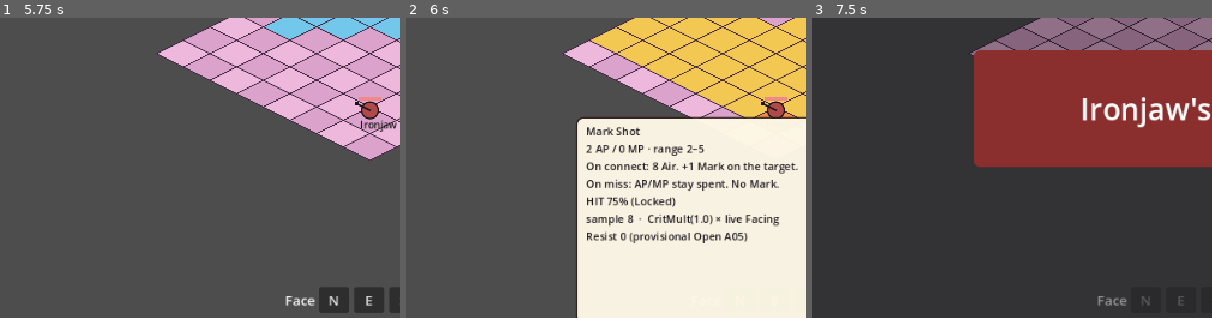
Above: before the commit, frames 1-3 (left to right).
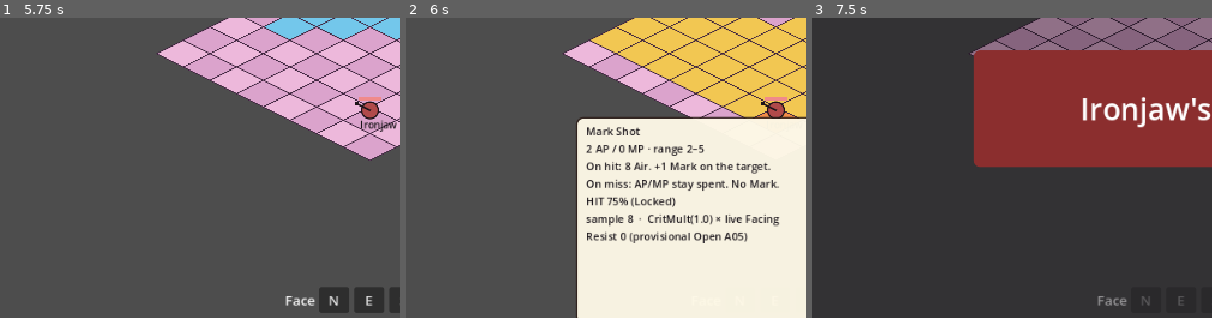
Above: after the commit, the same moments.

Repository: maurogp12/stasiumxii
Game: Godot game, scene res://main.tscn
The game is run twice, just before and just after one commit, with the same random seed, the same clock (stepped at 60 frames per second) and the same inputs.
Inputs:
- Up to frame 1 (5.75 s): click "New Match" at 0.5 s; click "New Match" at 1.25 s; click "N" at 2 s; click "E" at 2.75 s; click "S" at 3.5 s; click "W" at 4.25 s; click "Walk" at 5 s
- Up to frame 2 (6 s): click "Mark Shot 2AP/0MP" at 5.75 s
- Up to frame 3 (7.5 s): click "New Match" at 6.5 s; click "End Turn" at 7.25 s
The pictures show only the part of the screen within x 4-54%, y 32-82%; the shares and areas given below are measured in that part.

Frame 1 is identical in both runs. In frame 2, 0.8% of the frame differs, in the area x 49-98%, y 48-52%; in frame 3, nothing differs.

Commit message:
Rename player-facing On connect copy to On hit.
Keep on_connect_text and other internal identifiers; only the attack-card label and play-facing README wording change.

Co-authored-by: maurogp12 <maurogp12@users.noreply.github.com>

Diff:
--- a/data/spell_tooltip.gd
+++ b/data/spell_tooltip.gd
@@ -37,7 +37,7 @@
 	])
 	var on_connect := str(preview.get("on_connect_text", "")).strip_edges()
 	if on_connect != "":
-		lines.append("On connect: %s" % on_connect)
+		lines.append("On hit: %s" % on_connect)
 	var miss := str(preview.get("on_miss_text", "")).strip_edges()
 	if miss != "":
 		lines.append("On miss: %s" % miss)
--- a/tests/run_combat_tests.gd
+++ b/tests/run_combat_tests.gd
@@ -2377,7 +2377,7 @@
 	eq(mark_preview["range_text"], "range 2–5", "Mark Shot preview_cast range_text is player-facing")
 	truthy(mark.contains("range 2–5"), "Mark Shot card names range from preview")
 	eq(mark.contains("Chebyshev"), false, "Mark Shot card does not name Chebyshev")
-	truthy(mark.contains("On connect: 8 Air. +1 Mark on the target."), "Mark Shot connect line is preview kit text")
+	truthy(mark.contains("On hit: 8 Air. +1 Mark on the target."), "Mark Shot hit line is preview kit text")
 	truthy(mark.contains("On miss: AP/MP stay spent. No Mark."), "Mark Shot miss line is preview kit text")
 	truthy(mark.contains("HIT 75% (Locked)"), "Mark Shot card uses preview hit_chance")
 	truthy(mark.contains("sample 8"), "Mark Shot card uses preview sample_damage")
@@ -2416,7 +2416,7 @@
 	eq(detonate_preview["range_text"], "range 1–6", "Detonate preview_cast range_text is player-facing")
 	truthy(detonate.contains("range 1–6"), "Detonate card names range from preview")
 	eq(detonate.contains("Chebyshev"), false, "Detonate card does not name Chebyshev")
-	truthy(detonate.contains("On connect: 6+6×M Air. Consumes Marks on the target."), "Detonate connect line is preview kit text")
+	truthy(detonate.contains("On hit: 6+6×M Air. Consumes Marks on the target."), "Detonate hit line is preview kit text")
 	truthy(detonate.contains("On miss: Marks stay. AP/MP stay spent."), "Detonate miss line is preview kit text")
 	truthy(detonate.contains("HIT 80% (Locked)"), "Detonate card uses preview hit_chance")
 	truthy(detonate.contains("sample 24"), "Detonate card uses current-M sample")
@@ -2463,13 +2463,13 @@
 	var strike := SpellTooltip.card_text(_sim.preview_cast(SpellKits.STRIKE, Vector2i(3, 3), Vector2i(4, 3), 0))
 	truthy(strike.contains("range 1–1"), "Strike card names range 1 from preview")
 	eq(strike.contains("Chebyshev"), false, "Strike card does not name Chebyshev")
-	truthy(strike.contains("On connect: 16 Earth. +1 Impact."), "Strike connect line is preview kit text")
+	truthy(strike.contains("On hit: 16 Earth. +1 Impact."), "Strike hit line is preview kit text")
 	truthy(strike.contains("HIT 90% (Locked)"), "Strike card uses preview melee 90%")
 	truthy(strike.contains("sample 16"), "Strike card uses preview sample_damage")
 
 	var shoulder_preview: Dictionary = _sim.preview_cast(SpellKits.SHOULDER, Vector2i(3, 3), Vector2i(4, 3), 0)
 	var shoulder := SpellTooltip.card_text(shoulder_preview)
-	truthy(shoulder.contains("On connect: 6 Earth. +1 Impact. Push 1."), "Shoulder connect line is preview kit text")
+	truthy(shoulder.contains("On hit: 6 Earth. +1 Impact. Push 1."), "Shoulder hit line is preview kit text")
 	truthy(shoulder.contains("Locked Push (1)"), "Shoulder card passes through preview Push (1) note")
 	eq(shoulder.contains("Open Push"), false, "Shoulder Push wording is Locked, not Open")
 	truthy(shoulder.contains("HIT 90% (Locked)"), "Shoulder card uses preview melee 90%")
@@ -2487,7 +2487,7 @@
 	var crush := SpellTooltip.card_text(crush_preview)
 	eq(crush_preview["would_stun"], true, "Crush preview flags stun at Impact 4")
 	truthy(crush.contains("4 AP / 0 MP"), "Crush card names AP/MP from preview")
-	truthy(crush.contains("On connect: 24 Earth. Spends 2 Impact. Stun 1 if Impact was 4."), "Crush connect line is preview kit text")
+	truthy(crush.contains("On hit: 24 Earth. Spends 2 Impact. Stun 1 if Impact was 4."), "Crush hit line is preview kit text")
 	truthy(crush.contains("On miss: Impact retained. AP/MP stay spent."), "Crush miss line is preview kit text")
 	truthy(crush.contains("Stun 1 (Locked A′) this cast."), "Crush card shows stun flag when preview would_stun")
 	eq(crush.contains("Stun 1 (Open"), false, "Crush Stun wording is Locked, not Open")
Not shown, changed: README.md
